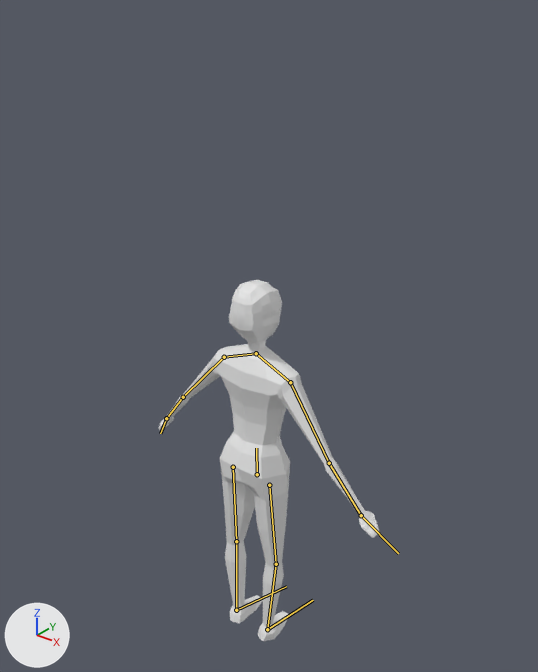
A saved change to the FBX model Assets/Models/charakter.fbx.
The view is the same before and after, from a camera (50 mm lens) standing at (1.85, -2.22, 3.06) and looking at (-0.02, 0.11, 1.62). The axes (+X, +Y, +Z) are drawn at lower left. The lights are the same throughout. The bones that change are drawn over the model as lines.

The first picture shows 'charaket_mesh'.
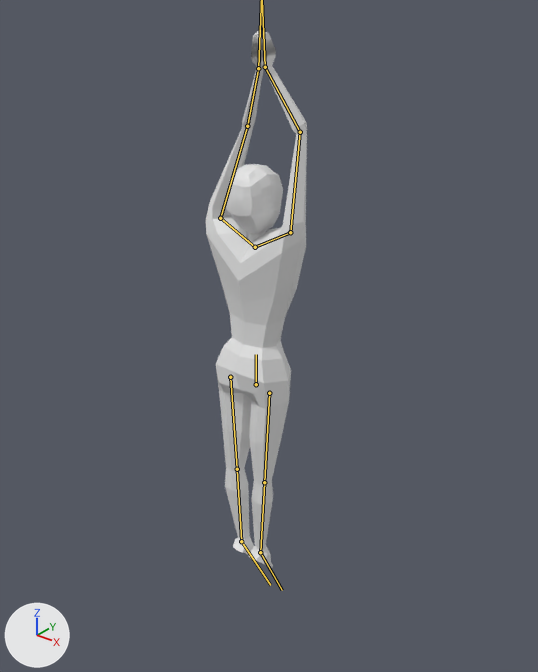
The newer file adds an action. The first version stands in its rest pose; the second is drawn at frame 19 of the action 'Armature|jumpingjack'.

Location of each change, (x1, y1, x2, y2) in pixels of the pictures (538 x 672 px):
'charaket_mesh', posed (54% narrower, 49% taller): before (159, 280, 379, 641); after (206, 30, 307, 568)
bone 'ROOT', root to tip: before (257, 474) to (256, 448); after (256, 384) to (256, 354)
bone 'shoulder.l', root to tip: before (256, 353) to (224, 357); after (255, 247) to (220, 218)
bone 'upper_arm.l', root to tip: before (224, 357) to (183, 397); after (220, 218) to (247, 126)
bone 'lower_arm.l', root to tip: before (183, 397) to (166, 418); after (247, 126) to (258, 68)
bone 'shoulder.r', root to tip: before (256, 353) to (290, 382); after (255, 247) to (290, 232)
bone 'upper_arm.r', root to tip: before (290, 382) to (329, 463); after (290, 232) to (300, 132)
bone 'lower_arm.r', root to tip: before (329, 463) to (361, 515); after (300, 132) to (265, 67)
bone 'upper_leg.l', root to tip: before (233, 467) to (236, 541); after (230, 377) to (237, 469)
bone 'lower_leg.l', root to tip: before (236, 541) to (236, 610); after (237, 469) to (241, 541)
bone 'foot.l', root to tip: before (236, 610) to (286, 586); after (241, 541) to (270, 585)
bone 'upper_leg.r', root to tip: before (269, 485) to (276, 564); after (269, 393) to (264, 482)
bone 'lower_leg.r', root to tip: before (276, 564) to (267, 629); after (264, 482) to (260, 552)
bone 'foot.r', root to tip: before (267, 629) to (313, 600); after (260, 552) to (282, 590)

Patch to the scene script:
```diff
--- a/Assets/Models/charakter.fbx.py
+++ b/Assets/Models/charakter.fbx.py
@@ bone_root @@
 bone_root = bpy.data.objects['Armature'].pose.bones['ROOT']
-bone_root.location = (0.0, 0.0, 0.0)
+bone_root.location = (0.0, 0.488, 0.0)
@@ bone_shoulder_l @@
 bone_shoulder_l = bpy.data.objects['Armature'].pose.bones['shoulder.l']  # child of 'upper_spine'
-bone_shoulder_l.rotation_quaternion = (1.0, 0.0, 0.0, 0.0)  # degrees (0, 0, 0)
+bone_shoulder_l.rotation_quaternion = (0.916, 0.0, 0.0, 0.4)  # degrees (0, 0, 47)
@@ bone_upper_arm_l @@
 bone_upper_arm_l = bpy.data.objects['Armature'].pose.bones['upper_arm.l']  # child of 'shoulder.l'
-bone_upper_arm_l.rotation_quaternion = (1.0, 0.0, 0.0, 0.0)  # degrees (0, 0, 0)
+bone_upper_arm_l.rotation_quaternion = (0.622, 0.129, 0.058, 0.77)  # degrees (15, -7, 101)
@@ bone_lower_arm_l @@
 bone_lower_arm_l = bpy.data.objects['Armature'].pose.bones['lower_arm.l']  # child of 'upper_arm.l'
-bone_lower_arm_l.rotation_quaternion = (1.0, 0.0, 0.0, 0.0)  # degrees (0, 0, 0)
+bone_lower_arm_l.rotation_quaternion = (0.931, -0.326, 0.105, 0.123)  # degrees (-37, 16, 10)
@@ bone_hand_l @@
 bone_hand_l = bpy.data.objects['Armature'].pose.bones['hand.l']  # child of 'lower_arm.l'
-bone_hand_l.rotation_quaternion = (1.0, 0.0, 0.0, 0.0)  # degrees (0, 0, 0)
+bone_hand_l.rotation_quaternion = (0.989, -0.001, -0.047, -0.142)  # degrees (1, -5, -16)
@@ bone_shoulder_r @@
 bone_shoulder_r = bpy.data.objects['Armature'].pose.bones['shoulder.r']  # child of 'upper_spine'
-bone_shoulder_r.rotation_quaternion = (1.0, 0.0, 0.0, 0.0)  # degrees (0, 0, 0)
+bone_shoulder_r.rotation_quaternion = (0.904, 0.0, 0.0, 0.428)  # degrees (0, 0, 51)
@@ bone_upper_arm_r @@
 bone_upper_arm_r = bpy.data.objects['Armature'].pose.bones['upper_arm.r']  # child of 'shoulder.r'
-bone_upper_arm_r.rotation_quaternion = (1.0, 0.0, 0.0, 0.0)  # degrees (0, 0, 0)
+bone_upper_arm_r.rotation_quaternion = (0.65, -0.217, -0.063, 0.725)  # degrees (-23, 14, 94)
@@ bone_lower_arm_r @@
 bone_lower_arm_r = bpy.data.objects['Armature'].pose.bones['lower_arm.r']  # child of 'upper_arm.r'
-bone_lower_arm_r.rotation_quaternion = (1.0, 0.0, 0.0, 0.0)  # degrees (0, 0, 0)
+bone_lower_arm_r.rotation_quaternion = (0.92, 0.354, -0.112, 0.127)  # degrees (41, -17, 9)
@@ bone_hand_r @@
 bone_hand_r = bpy.data.objects['Armature'].pose.bones['hand.r']  # child of 'lower_arm.r'
-bone_hand_r.rotation_quaternion = (1.0, 0.0, 0.0, 0.0)  # degrees (0, 0, 0)
+bone_hand_r.rotation_quaternion = (0.983, -0.002, 0.071, -0.17)  # degrees (-2, 8, -20)
@@ bone_upper_leg_l @@
 bone_upper_leg_l = bpy.data.objects['Armature'].pose.bones['upper_leg.l']  # child of 'ROOT'
-bone_upper_leg_l.rotation_quaternion = (1.0, 0.0, 0.0, 0.0)  # degrees (0, 0, 0)
+bone_upper_leg_l.rotation_quaternion = (0.998, -0.032, 0.042, -0.047)  # degrees (-4, 5, -6)
@@ bone_lower_leg_l @@
 bone_lower_leg_l = bpy.data.objects['Armature'].pose.bones['lower_leg.l']  # child of 'upper_leg.l'
-bone_lower_leg_l.rotation_quaternion = (1.0, 0.0, 0.0, 0.0)  # degrees (0, 0, 0)
+bone_lower_leg_l.rotation_quaternion = (0.996, 0.076, 0.0, 0.046)  # degrees (9, 0, 5)
@@ bone_foot_l @@
 bone_foot_l = bpy.data.objects['Armature'].pose.bones['foot.l']  # child of 'lower_leg.l'
-bone_foot_l.rotation_quaternion = (1.0, 0.0, 0.0, 0.0)  # degrees (0, 0, 0)
+bone_foot_l.rotation_quaternion = (0.895, -0.444, -0.03, 0.036)  # degrees (-53, -1, 5)
@@ bone_upper_leg_r @@
 bone_upper_leg_r = bpy.data.objects['Armature'].pose.bones['upper_leg.r']  # child of 'ROOT'
-bone_upper_leg_r.rotation_quaternion = (1.0, 0.0, 0.0, 0.0)  # degrees (0, 0, 0)
+bone_upper_leg_r.rotation_quaternion = (0.997, 0.032, -0.046, -0.047)  # degrees (4, -5, -6)
@@ bone_lower_leg_r @@
 bone_lower_leg_r = bpy.data.objects['Armature'].pose.bones['lower_leg.r']  # child of 'upper_leg.r'
-bone_lower_leg_r.rotation_quaternion = (1.0, 0.0, 0.0, 0.0)  # degrees (0, 0, 0)
+bone_lower_leg_r.rotation_quaternion = (0.996, -0.075, 0.0, 0.047)  # degrees (-9, 0, 5)
@@ bone_foot_r @@
 bone_foot_r = bpy.data.objects['Armature'].pose.bones['foot.r']  # child of 'lower_leg.r'
-bone_foot_r.rotation_quaternion = (1.0, 0.0, 0.0, 0.0)  # degrees (0, 0, 0)
+bone_foot_r.rotation_quaternion = (0.893, -0.026, 0.028, 0.449)  # degrees (-1, 4, 53)
```
